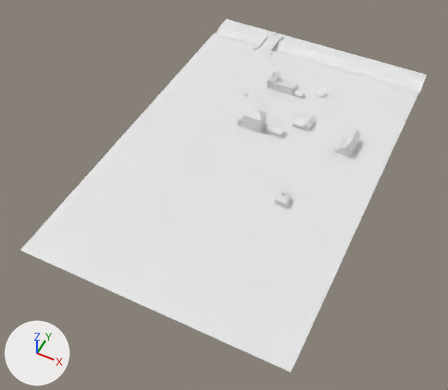
Renders of the Blender file levels/hoover.blend from each side of a commit.
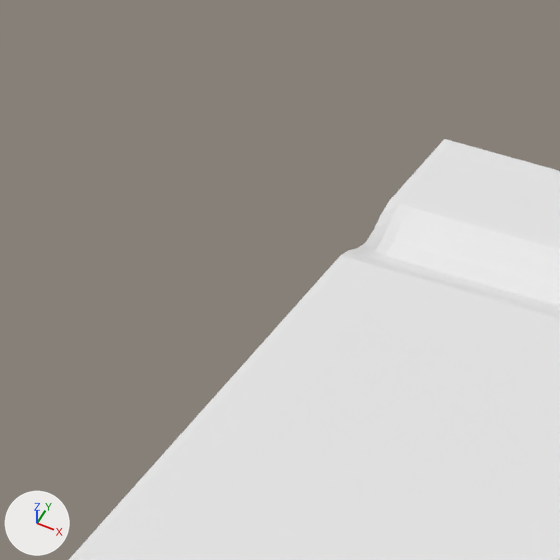
The first picture shows the older version from a camera (50 mm lens) standing at (108.0, -253.0, 266.0) and looking at (-5.0, -27.0, -16.0). The close-ups show both versions on the part from 38% to 54% of the width and 0% to 19% of the height of that picture; other places that the commit changed are outside them. The axes (+X, +Y, +Z) are drawn at lower left. The lights are the same throughout. The close-ups show mesh edges as thin lines. Materials are left out; every surface is plain grey.
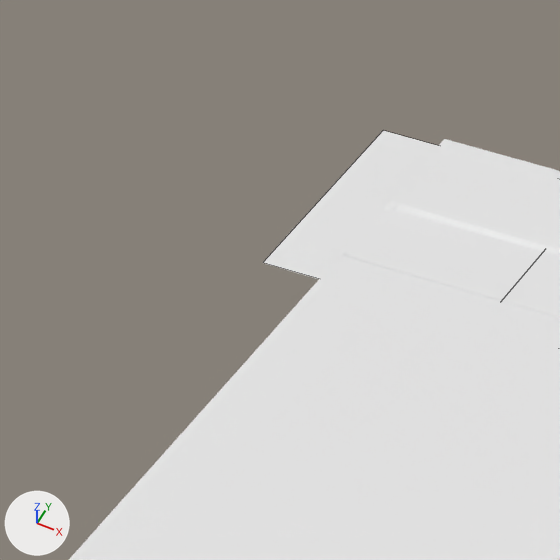
Boxes [x1, y1, x2, y2] around the edits, measured in the close-ups (560 x 560 px):
'water.007', added: after [263, 130, 543, 300]
'water.005', added: after [503, 251, 560, 317]

Edits to the bpy script that builds the scene:
```text
Add me_water_surface:
    me_water_surface.from_pydata([(-37.2, 0.1, 203.4), (-61.0, -8.6, 203.4), (-53.1, -30.3, 203.4), (-29.2, -21.6, 203.4)], [], [(3, 0, 1, 2)])
Add col_water:
    col_water = bpy.data.collections.new('water')
    col_water.objects.link(ob_water_surface)
    col_water.objects.link(ob_fx_splash)
    col_water.objects.link(ob_fx_splash_small)
Add ob_fx_splash_small:
    ob_fx_splash_small = bpy.data.objects.new('fx_splash_small', None)
    ob_fx_splash_small.location = (0.0, 0.0, 0.0)
    ob_fx_splash_small.show_instancer_for_render = False
    ob_fx_splash_small.instance_type = 'COLLECTION'
    ob_fx_splash_small.instance_collection = None
Add ob_fx_splash:
    ob_fx_splash = bpy.data.objects.new('fx_splash', None)
    ob_fx_splash.location = (0.0, 0.0, 0.0)
    ob_fx_splash.show_instancer_for_render = False
    ob_fx_splash.instance_type = 'COLLECTION'
    ob_fx_splash.instance_collection = None
Add ob_water_surface:
    ob_water_surface = bpy.data.objects.new('water_surface', me_water_surface)
    ob_water_surface.location = (-0.32, -46.77, -203.4)
    ob_water_surface.rotation_euler = (0.0, 0.0, -1.92)  # degrees (0, 0, -110)
Add ob_water_007:
    ob_water_007 = bpy.data.objects.new('water.007', None)
    ob_water_007.location = (-73.32, 108.95, -0.33)
    ob_water_007.show_instancer_for_render = False
    ob_water_007.instance_type = 'COLLECTION'
    ob_water_007.instance_collection = col_water
```
